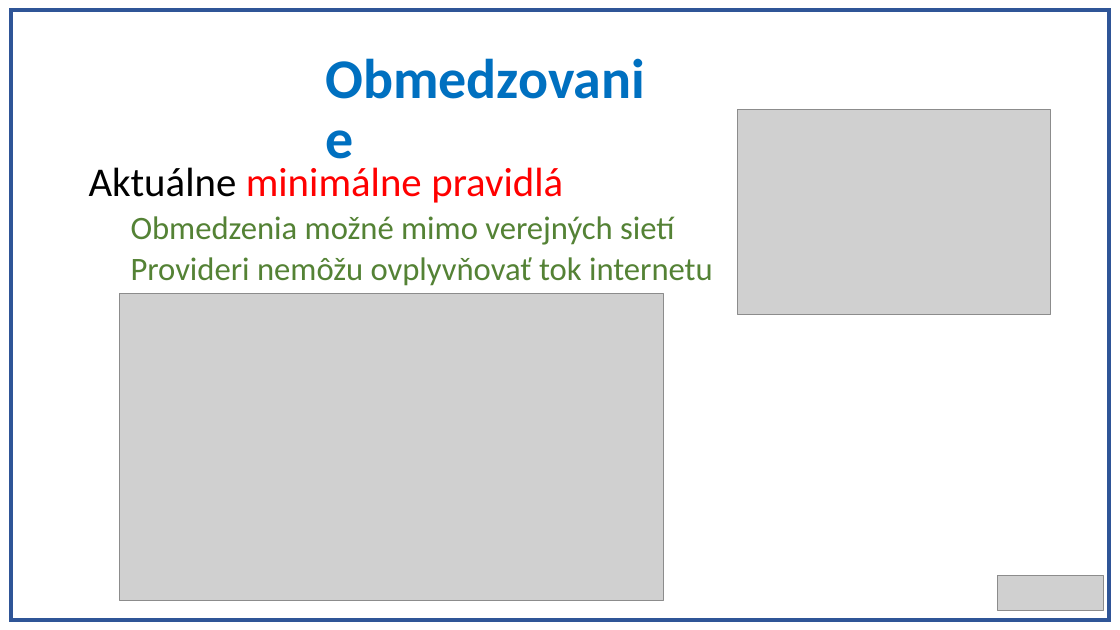
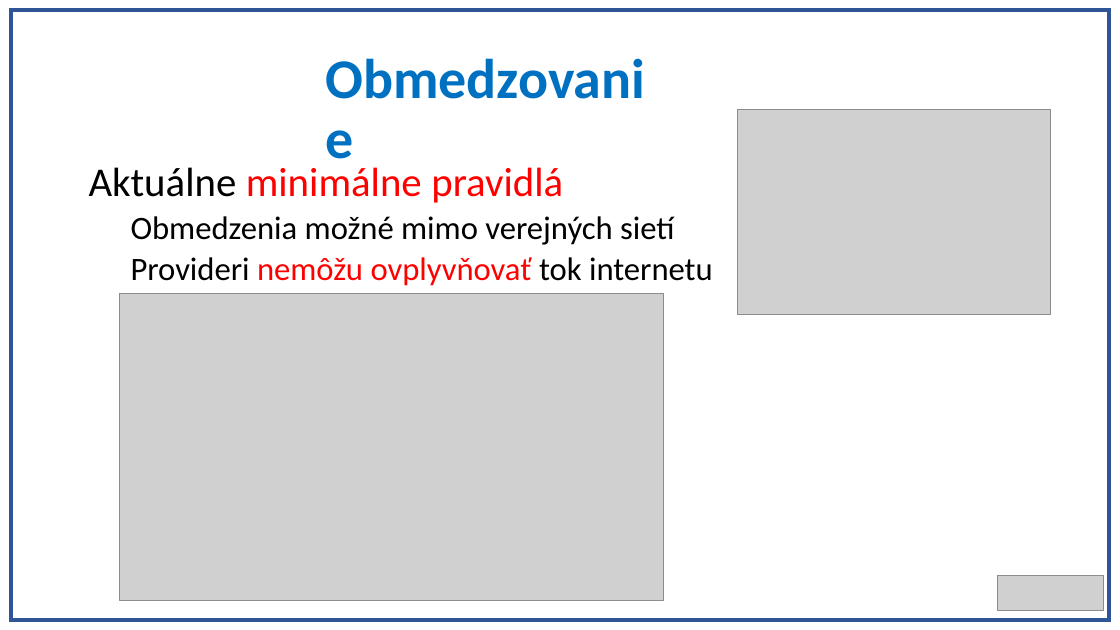
Before and after one commit to Realrio13/projekt, a slide deck: slide 8 of PrezentaciaRiso.pptx. Drawn at 1120x630 pixels with LibreOffice and Linux fonts; fonts in the diff are those of the drawing; grey boxes stand for pictures. Boxes give left, top, right and bottom in pixels: in the first picture for what was removed or moved away, otherwise in the second. Text is boxed around its words. In the diff, an @@ line names an element or a change of style, - is before the commit and + after.

```diff
--- a/PrezentaciaRiso.pptx
+++ b/PrezentaciaRiso.pptx
@@ text at (x1=131, y1=216, x2=713, y2=286): text colour #548235 to #000000 in "Obmedzenia možné mimo verejných sietí", "Provideri tok internetu"; text colour #548235 to #FF0000 in "nemôžu ovplyvňovať" @@
```
Also in this commit, not shown: 4 other slides changed.
